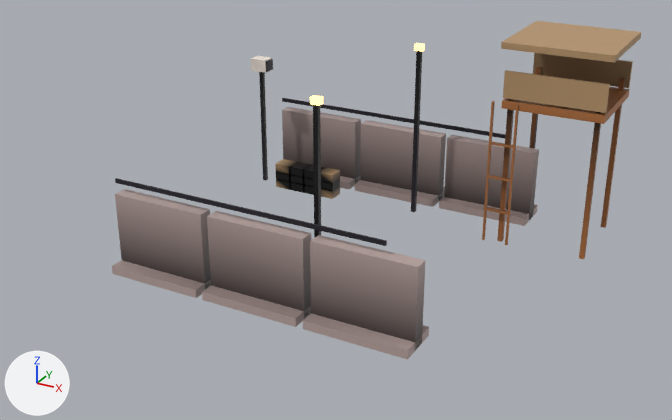
The glTF model assets/kit.army-checkpoint/model.lod2.glb as it was, and as the next commit left it.
Camera for both pictures: a camera (50 mm lens) standing at (10.76, -21.6, 11.75) and looking at (-0.27, -1.54, 1.73). Arrows for +X, +Y and +Z are at lower left; the lights stay in place. The picture after the commit comes second. Where no turn or scale is listed for an object, it has been applied to the vertices. Vertices at exactly the same position are counted once.

The scene before the commit, as lines of its bpy script (objects in view):
```python
me_body_pal_khaki = bpy.data.meshes.new('body_pal_khaki')
me_body_pal_khaki.from_pydata(...)  # 216 vertices, 324 faces; spans x -4.79..5.8, y -3.05..5.0, z 0.04..5.89
me_body_pal_khaki.materials.append(mat_pal_khaki)
me_body_pal_sidewalk = bpy.data.meshes.new('body_pal_sidewalk')
me_body_pal_sidewalk.from_pydata(...)  # 96 vertices, 144 faces; spans x -5.4..3.4, y -4.8..4.8, z 0.0..2.2
me_body_pal_sidewalk.materials.append(mat_pal_sidewalk)
me_body_pal_uidark = bpy.data.meshes.new('body_pal_uiDark')
me_body_pal_uidark.from_pydata(...)  # a box spanning x -0.06..0.06, y -3.07..-2.93, z 0.0..5.2; a box spanning x -0.06..0.06, y 2.93..3.07, z 0.0..5.2; a box spanning x -5.5..2.5, y -4.22..-4.18, z 2.44..2.56; a box spanning x -5.5..2.5, y 4.18..4.22, z 2.44..2.56; a box spanning x -5.22..-5.18, y 2.84..3.16, z 3.84..4.16; a box spanning x -5.56..-5.44, y 2.94..3.06, z 0.0..4.0
me_body_pal_uidark.materials.append(mat_pal_uidark)
me_body_pal_woodwarm = bpy.data.meshes.new('body_pal_woodWarm')
me_body_pal_woodwarm.from_pydata(...)  # 80 vertices, 120 faces; spans x 2.62..5.7, y 2.06..4.9, z 0.0..4.6
me_body_pal_woodwarm.materials.append(mat_pal_woodwarm)
ob_body_pal_khaki = bpy.data.objects.new('body_pal_khaki', me_body_pal_khaki)
ob_body_pal_khaki.location = (0.0, 0.0, 0.0)
ob_body_pal_sidewalk = bpy.data.objects.new('body_pal_sidewalk', me_body_pal_sidewalk)
ob_body_pal_sidewalk.location = (0.0, 0.0, 0.0)
ob_body_pal_uidark = bpy.data.objects.new('body_pal_uiDark', me_body_pal_uidark)
ob_body_pal_uidark.location = (0.0, 0.0, 0.0)
ob_body_pal_woodwarm = bpy.data.objects.new('body_pal_woodWarm', me_body_pal_woodwarm)
ob_body_pal_woodwarm.location = (0.0, 0.0, 0.0)
```
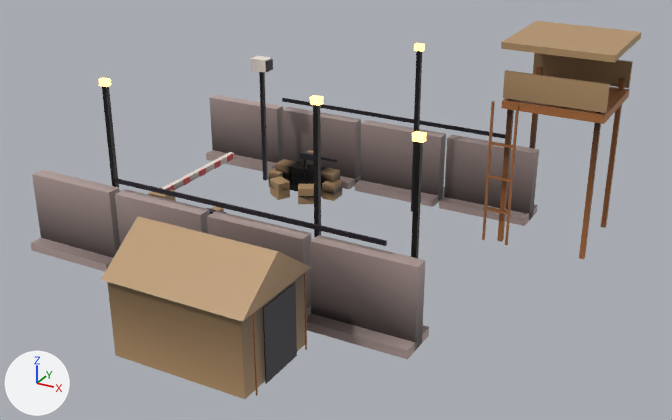
Where the change shows, as pixel boxes [x1, y1, x2, y2] in the pictures (672 x 420 px):
'body_pal_sidewalk', reshaped (19% wider)
    before: [112, 107, 539, 360]
    after: [31, 95, 539, 360]
'body_pal_khaki', reshaped
    before: [275, 21, 641, 199]
    after: [101, 21, 641, 399]
'body_pal_uiDark', reshaped
    before: [115, 51, 505, 246]
    after: [102, 51, 505, 384]
'gateArm_pal_picketWhite', added
    after: [161, 152, 234, 190]
'gateArm_pal_survivorRed', added
    after: [167, 153, 233, 190]
'extraFlood3Mount_emi_windowGlow', added
    after: [412, 131, 426, 143]
'extraFlood-6Mount_emi_windowGlow', added
    after: [98, 78, 111, 87]
part 1 of me_body_pal_khaki, added
    after: [211, 206, 224, 212]
part 2 of me_body_pal_khaki, added
    after: [148, 187, 176, 201]
part 3 of me_body_pal_khaki, added
    after: [322, 189, 342, 201]
part 4 of me_body_pal_khaki, added
    after: [322, 179, 342, 194]
part 5 of me_body_pal_khaki, added
    after: [268, 168, 283, 180]
part 6 of me_body_pal_khaki, added
    after: [107, 272, 306, 399]
part 7 of me_body_pal_khaki, added
    after: [101, 216, 311, 322]
part 8 of me_body_pal_khaki, added
    after: [270, 168, 332, 204]
part 9 of me_body_pal_khaki, edited (looks the same)
    both: [275, 42, 633, 197]
part 10 of me_body_pal_sidewalk, added
    after: [31, 238, 113, 272]
part 11 of me_body_pal_sidewalk, added
    after: [206, 150, 276, 172]
part 12 of me_body_pal_sidewalk, added
    after: [32, 170, 120, 258]
part 13 of me_body_pal_sidewalk, added
    after: [210, 95, 283, 163]
part 14 of me_body_pal_sidewalk, recoloured
    both: [115, 108, 530, 356]
part 15 of me_body_pal_uidark, added
    after: [102, 86, 120, 192]
part 16 of me_body_pal_uidark, added
    after: [411, 142, 423, 258]
part 17 of me_body_pal_uidark, added
    after: [321, 157, 338, 162]
part 18 of me_body_pal_uidark, added
    after: [300, 151, 313, 161]
part 19 of me_body_pal_uidark, added
    after: [263, 282, 297, 384]
part 20 of me_body_pal_uidark, edited (looks the same)
    both: [115, 51, 505, 246]

Diff of the bpy script that builds the scene:
```diff
--- a/assets/kit.army-checkpoint/model.lod2.glb.py
+++ b/assets/kit.army-checkpoint/model.lod2.glb.py
@@ mat_pal_survivorred @@
+mat_pal_survivorred = bpy.data.materials.new('pal_survivorRed')
+# nodes: BsdfPrincipled, Mix, OutputMaterial, VertexColor
+# colours: red #d9363e, mixed with the vertex colours
@@ me_body_pal_khaki @@
-me_body_pal_khaki.from_pydata(...)  # 216 vertices, 324 faces; spans x -4.79..5.8, y -3.05..5.0, z 0.04..5.89
+me_body_pal_khaki.from_pydata(...)  # 446 vertices, 666 faces; spans x -6.28..5.8, y -8.0..5.0, z 0.0..5.89
+# me_body_pal_khaki part 1: a new loose piece, a box spanning x -3.74..-3.46, y -2.48..-2.23, z 1.12..1.38, in mat_pal_khaki
+# me_body_pal_khaki part 2: a new loose piece, a box spanning x -6.28..-5.72, y -2.08..-1.52, z 0.0..1.2, in mat_pal_khaki
+# me_body_pal_khaki part 3: a new loose piece, a box spanning x -2.89..-2.47, y 2.32..2.88, z 0.09..0.37, in mat_pal_khaki
+# me_body_pal_khaki part 4: a new loose piece, a box spanning x -2.89..-2.47, y 2.32..2.88, z 0.34..0.62, in mat_pal_khaki
+# me_body_pal_khaki part 5: a new loose piece, a box spanning x -4.93..-4.51, y 2.32..2.88, z 0.34..0.62, in mat_pal_khaki
+# me_body_pal_khaki part 6: a new loose piece, a box spanning x -2.6..1.0, y -7.9..-5.3, z 0.0..2.0, in mat_pal_khaki
+# me_body_pal_khaki part 7: 70 vertices added at x -4.56..1.1, y -8.0..-1.55, z 0.09..3.0
+# me_body_pal_khaki part 8: 64 vertices added at x -4.56..-2.84, y 1.55..3.65, z 0.09..0.62
+# me_body_pal_khaki part 9: 64 kept faces spanning x -4.79..5.8, y -3.05..5.0, z 0.04..5.89 get new vertex colours; the middle colour goes from grey #989898 to grey #848484
+# other edits to the shape of me_body_pal_khaki do not show in these pictures
 me_body_pal_khaki.materials.append(mat_pal_khaki)
@@ me_body_pal_sidewalk @@
-me_body_pal_sidewalk.from_pydata(...)  # 96 vertices, 144 faces; spans x -5.4..3.4, y -4.8..4.8, z 0.0..2.2
+me_body_pal_sidewalk.from_pydata(...)  # 128 vertices, 192 faces; spans x -8.4..3.4, y -4.8..4.8, z 0.0..2.2
+# me_body_pal_sidewalk part 10: a new loose piece, a box spanning x -8.4..-5.6, y -4.8..-3.6, z 0.0..0.24, in mat_pal_sidewalk
+# me_body_pal_sidewalk part 11: a new loose piece, a box spanning x -8.4..-5.6, y 3.6..4.8, z 0.0..0.24, in mat_pal_sidewalk
+# me_body_pal_sidewalk part 12: a new loose piece, a box spanning x -8.4..-5.6, y -4.4..-4.0, z 0.0..2.2, in mat_pal_sidewalk
+# me_body_pal_sidewalk part 13: a new loose piece, a box spanning x -8.4..-5.6, y 4.0..4.4, z 0.0..2.2, in mat_pal_sidewalk
+# me_body_pal_sidewalk part 14: 100 kept faces spanning x -5.4..3.4, y -4.8..4.8, z 0.0..2.2 get new vertex colours
 me_body_pal_sidewalk.materials.append(mat_pal_sidewalk)
@@ me_body_pal_uidark @@
-me_body_pal_uidark.from_pydata(...)  # 48 vertices, 72 faces; spans x -5.56..2.5, y -4.22..4.22, z 0.0..5.2
+me_body_pal_uidark.from_pydata(...)  # 128 vertices, 196 faces; spans x -6.07..3.07, y -7.25..4.22, z 0.0..5.2
+# me_body_pal_uidark part 15: a new loose piece, a box spanning x -6.07..-5.93, y -3.77..-3.63, z 0.0..5.0, in mat_pal_uidark
+# me_body_pal_uidark part 16: a new loose piece, a box spanning x 2.93..3.07, y -3.77..-3.63, z 0.0..5.0, in mat_pal_uidark
+# me_body_pal_uidark part 17: a new loose piece, a box spanning x -3.2..-2.5, y 2.565..2.635, z 1.315..1.385, in mat_pal_uidark
+# me_body_pal_uidark part 18: a new loose piece, a box spanning x -3.83..-3.17, y 2.52..2.68, z 1.23..1.41, in mat_pal_uidark
+# me_body_pal_uidark part 19: a new loose piece, a box spanning x 1.099..1.125, y -7.25..-5.95, z 0.05..1.95, in mat_pal_uidark
+# me_body_pal_uidark part 20: 53 kept faces spanning x -5.56..2.5, y -4.22..4.22, z 0.0..5.2 get new vertex colours
+# other edits to the shape of me_body_pal_uidark do not show in these pictures
 me_body_pal_uidark.materials.append(mat_pal_uidark)
@@ ob_gatearm_pal_survivorred @@
+ob_gatearm_pal_survivorred = bpy.data.objects.new('gateArm_pal_survivorRed', me_gatearm_pal_survivorred)  # a box spanning x 0.08..0.1, y 0.15..0.45, z -0.1..0.1; a box spanning x 0.08..0.1, y 0.95..1.25, z -0.1..0.1; a box spanning x 0.08..0.1, y 1.75..2.05, z -0.1..0.1; a box spanning x 0.08..0.1, y 2.55..2.85, z -0.1..0.1; a box spanning x 0.08..0.1, y 3.25..3.55, z -0.1..0.1
+ob_gatearm_pal_survivorred.location = (-6.0, -1.8, 1.18)
@@ ob_gatearm_pal_picketwhite @@
+ob_gatearm_pal_picketwhite = bpy.data.objects.new('gateArm_pal_picketWhite', me_gatearm_pal_picketwhite)  # a box spanning x -0.08..0.08, y -0.05..3.65, z -0.09..0.09
+ob_gatearm_pal_picketwhite.location = (-6.0, -1.8, 1.18)
@@ ob_extraflood_6mount_emi_windowglow @@
+ob_extraflood_6mount_emi_windowglow = bpy.data.objects.new('extraFlood-6Mount_emi_windowGlow', me_extraflood_6mount_emi_windowglow)  # a box spanning x -6.13..-5.87, y -3.79..-3.61, z 4.91..5.09
+ob_extraflood_6mount_emi_windowglow.location = (0.0, 0.0, 0.0)
@@ ob_extraflood3mount_emi_windowglow @@
+ob_extraflood3mount_emi_windowglow = bpy.data.objects.new('extraFlood3Mount_emi_windowGlow', me_extraflood3mount_emi_windowglow)  # a box spanning x 2.87..3.13, y -3.79..-3.61, z 4.91..5.09
+ob_extraflood3mount_emi_windowglow.location = (0.0, 0.0, 0.0)
```
